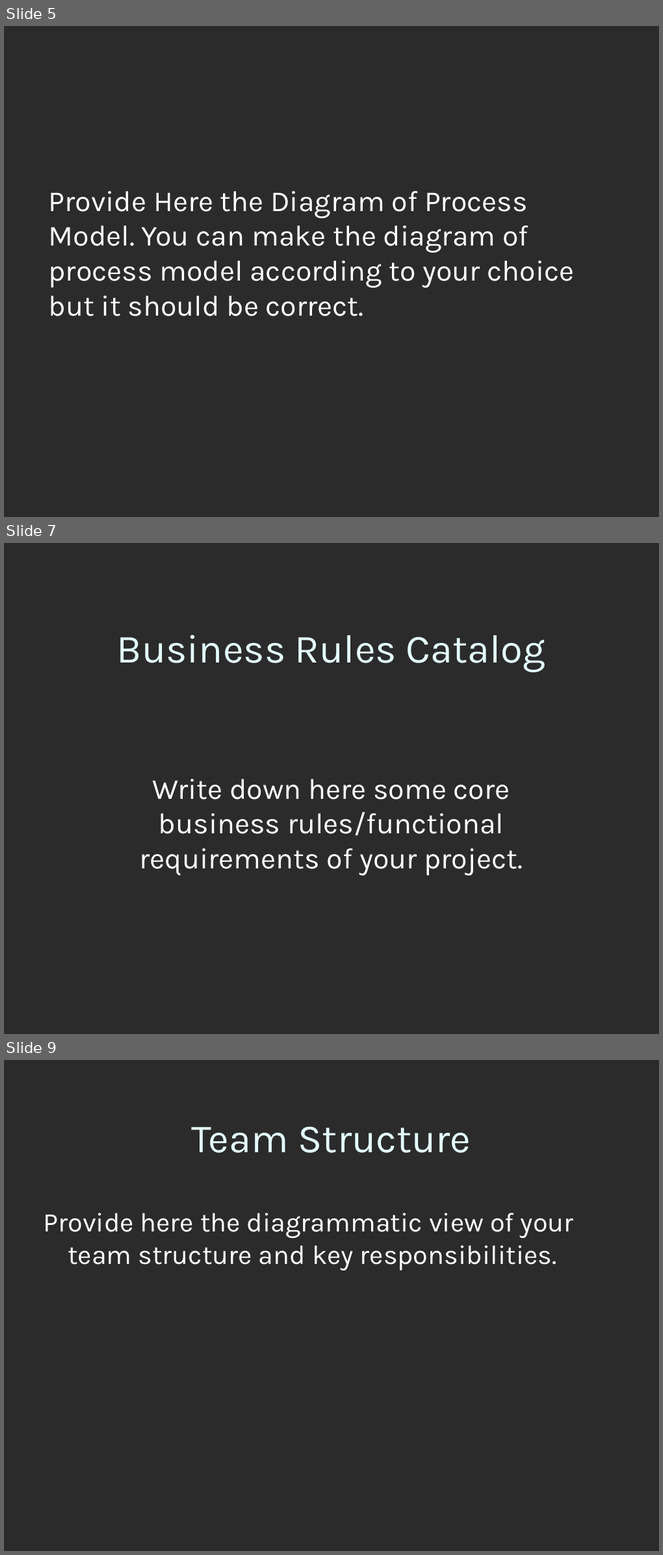
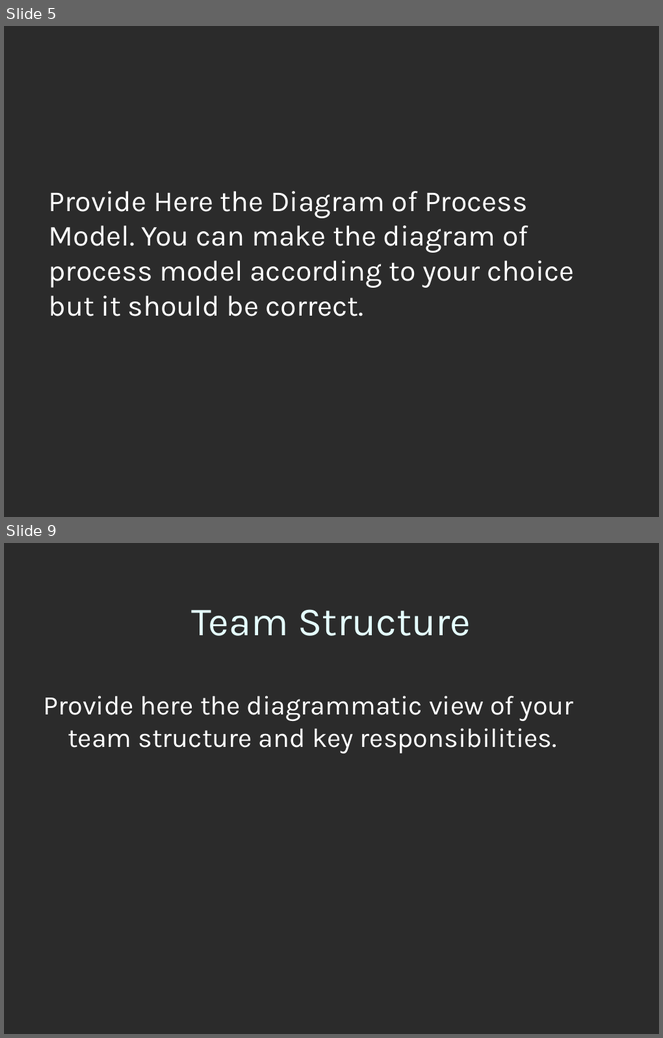
Before and after one commit to afraz-malik/faculty-directory, a slide deck: 5. Final Deliverable/5. Final Delieverable/3-SamplePresentation.ppt. Shown one above the other, each under a label of ours: slides 5, 7 and 9 before the commit, slides 5 and 9 after it; the slides between them are not shown. The pictures are 663x1555 and 663x1038 pixels, drawn with LibreOffice and Linux fonts; fonts in the diff are those of the drawing; background and template pictures are left out; a plain dark background stands for a picture behind light text. Boxes give left, top, right and bottom in pixels: in the first picture for what was removed or moved away, otherwise in the second. Text is boxed around its words. In the diff, an @@ line names an element or a change of style, - is before the commit and + after.

```diff
--- a/5. Final Deliverable/5. Final Delieverable/3-SamplePresentation.ppt
+++ b/5. Final Deliverable/5. Final Delieverable/3-SamplePresentation.ppt
@@ slide 7 removed at (4, 543, 659, 1034), background picture (left out) @@
@@ title removed at (117, 635, 545, 672) @@
-Business Rules Catalog
@@ subtitle removed at (140, 779, 523, 876) @@
-Write down here some core business rules/functional requirements of your project.
```
Also in this commit, not shown: 1 slide changed, 21 slides added, 6 other slides removed, 3 other files.
